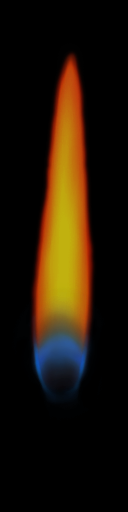
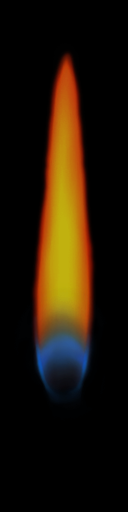
Comparing the layer stacks of the two 128×512 images. Changes:
added layer "Calque 6" above "Details" over [20, 50, 104, 407]
